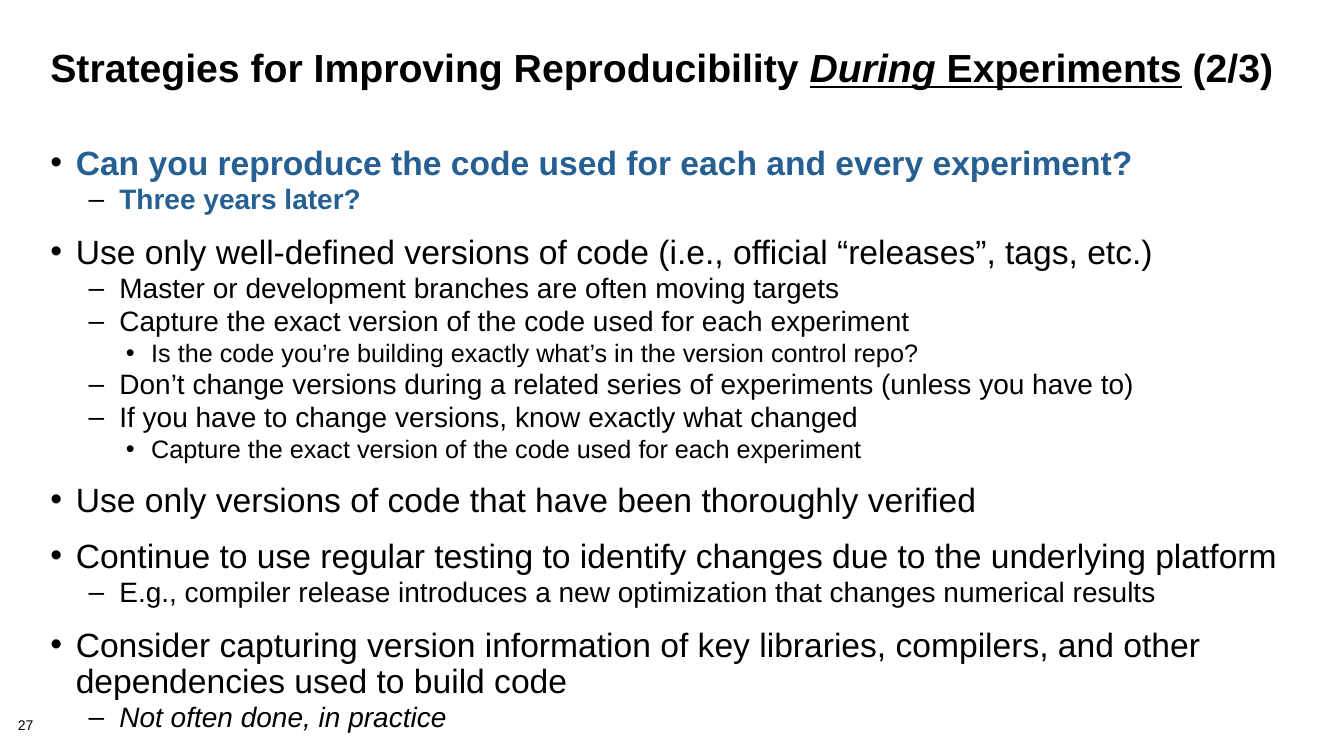
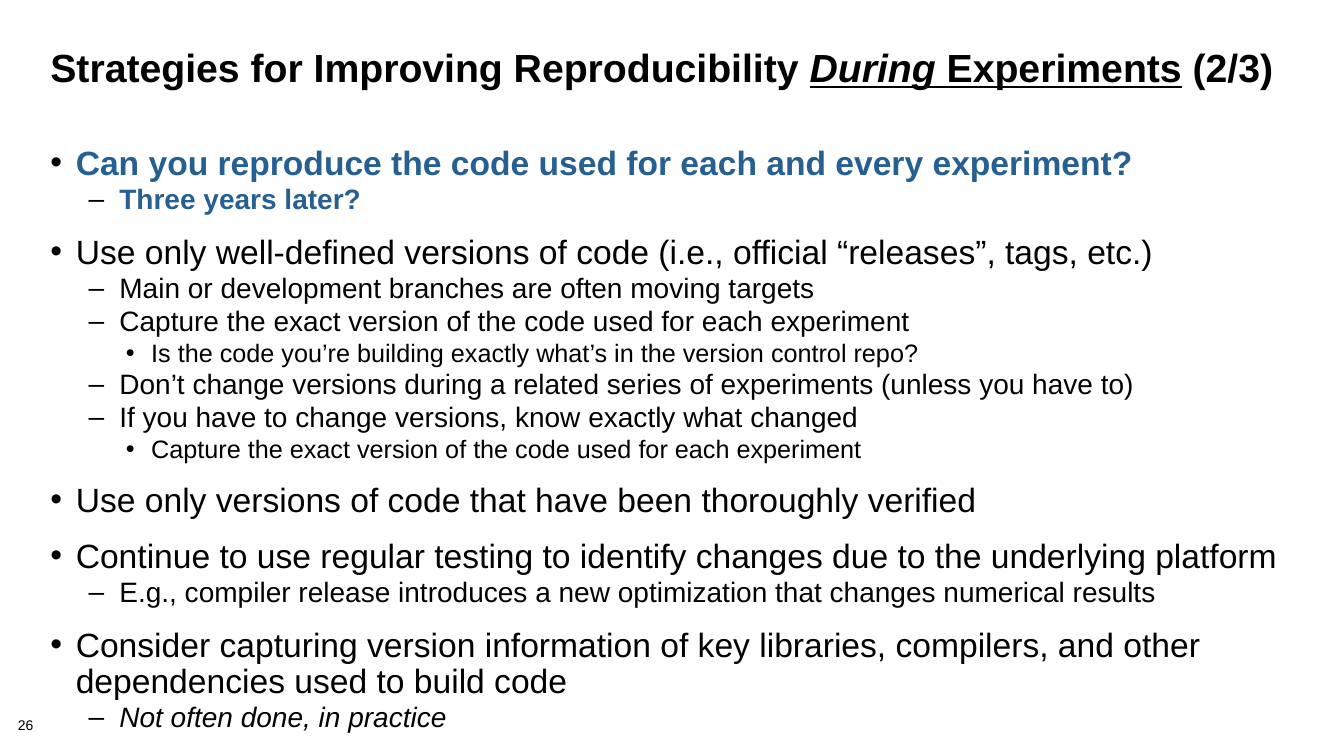
Before and after one commit to bssw-tutorial/presentations, a slide deck: slide 26 of reproducibility.pptx (slide 27 before the commit). Drawn at 1344x756 pixels with LibreOffice and Linux fonts; fonts in the diff are those of the drawing; background and template pictures are left out. Boxes give left, top, right and bottom in pixels: in the first picture for what was removed or moved away, otherwise in the second. Text is boxed around its words. In the diff, an @@ line names an element or a change of style, - is before the commit and + after.

```diff
--- a/reproducibility.pptx
+++ b/reproducibility.pptx
@@ text at (119, 277, 814, 303): text changed @@
-  – Master or development branches are often moving targets
+  – Main or development branches are often moving targets
@@ page number at (18, 720, 34, 730): text changed @@
-27
+26
```
Also in this commit, not shown: 2 other slides changed, 1 slide removed, 3 other files.
